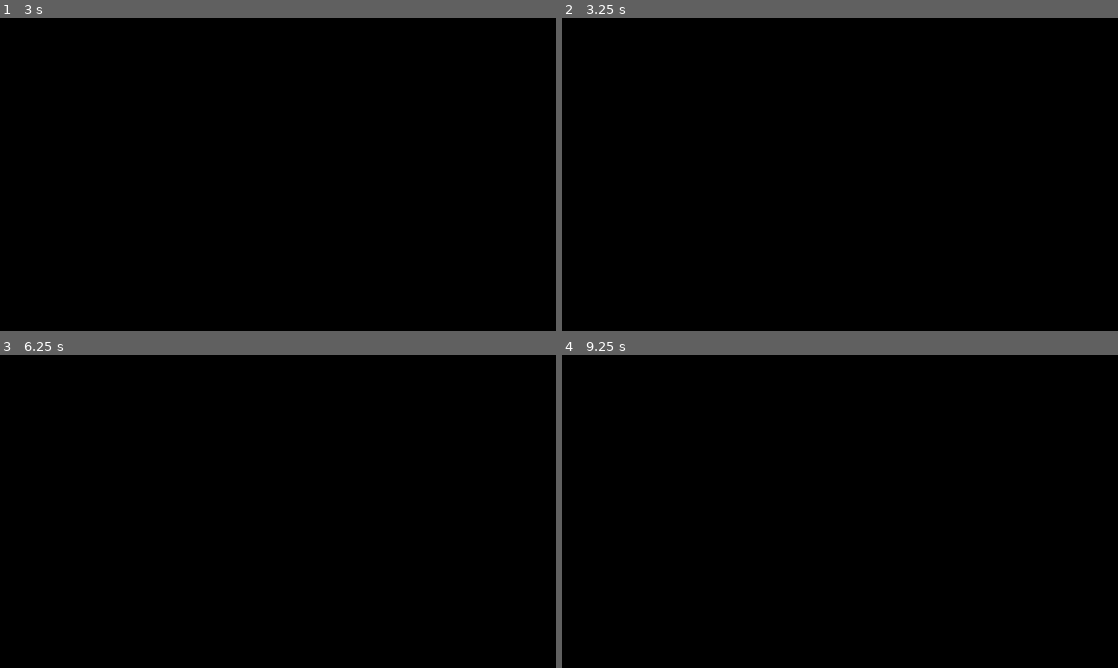
Above: before the commit, frames 1-4 (two rows, left to right).
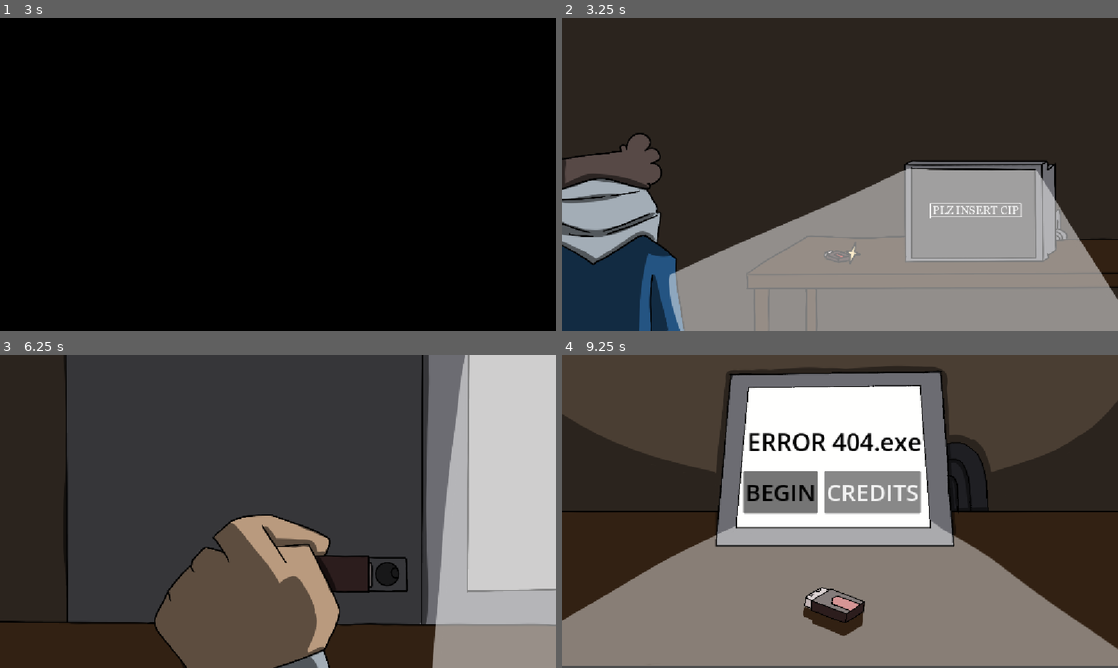
Above: after the commit, the same moments.

Repository: brooklin25t/L2-DIGT-BAM
Game: Godot game, scene res://Scenes/comic.tscn
Same seed, same stepped clock (60 frames per second), same inputs: the game is played once before the commit and once after it.
Inputs:
- Up to frame 1 (3 s): tap Enter at 0.5, 2 s; hold D (player_right) 0.53-2.03 s; tap Space (player_dash) at 0.6, 1.25, 1.35, 2.1, 2.75, 2.85 s; tap W (player_up) at 0.77, 1.52 s; hold A (player_left) 2.03-2.78 s; hold D (player_right) from 2.78 s (still down)
- Up to frame 2 (3.25 s): keep holding D (player_right); tap W (player_up) at 3.02 s
- Up to frame 3 (6.25 s): tap Enter at 3.5 s; tap Space (player_dash) at 3.6, 4.25, 4.35, 5.1, 5.85 s; tap W (player_up) at 3.77, 4.52, 6.02 s; release D (player_right) at 4.28 s; hold A (player_left) 4.28-5.03 s; hold D (player_right) 5.03-5.78 s; hold A (player_left) from 5.78 s (still down)
- Up to frame 4 (9.25 s): tap Space (player_dash) every 0.75 s from 6.6 to 8.85 s; tap W (player_up) at 6.77, 7.52, 9.02 s; release A (player_left) at 7.28 s; hold D (player_right) from 7.28 s (still down)

Frame 1 is identical in both runs. In frame 2, 99% of the frame differs, in the area x 0-100%, y 0-100%; in frame 3, 98%; in frame 4, 98%.

Commit message:
comic going

Diff:
--- a/error-404-exe/Scenes/comic.tscn
+++ b/error-404-exe/Scenes/comic.tscn
@@ -34,36 +34,23 @@
 autostart = true
 
 [node name="Timer2" type="Timer" parent="." unique_id=1846728015]
-wait_time = 2.0
+wait_time = 5.0
 one_shot = true
+autostart = true
 
 [node name="Timer3" type="Timer" parent="." unique_id=1191663454]
-wait_time = 2.0
+wait_time = 8.0
 one_shot = true
-
-[node name="Timer4" type="Timer" parent="." unique_id=1970566162]
-wait_time = 2.0
-one_shot = true
+autostart = true
 
 [node name="Timer5" type="Timer" parent="." unique_id=566962624]
 one_shot = true
 
-[node name="Timer6" type="Timer" parent="." unique_id=526484684]
-wait_time = 0.3
-one_shot = true
-
-[node name="Timer7" type="Timer" parent="." unique_id=1301477025]
-wait_time = 0.3
-one_shot = true
-
-[node name="Timer8" type="Timer" parent="." unique_id=1277736638]
-wait_time = 0.3
+[node name="Timer6" type="Timer" parent="." unique_id=867323617]
 one_shot = true
 
 [connection signal="timeout" from="Timer" to="." method="_on_timer_timeout"]
 [connection signal="timeout" from="Timer2" to="." method="_on_timer_2_timeout"]
 [connection signal="timeout" from="Timer3" to="." method="_on_timer_3_timeout"]
-[connection signal="timeout" from="Timer4" to="." method="_on_timer_4_timeout"]
 [connection signal="timeout" from="Timer5" to="." method="_on_timer_5_timeout"]
 [connection signal="timeout" from="Timer6" to="." method="_on_timer_6_timeout"]
-[connection signal="timeout" from="Timer7" to="." method="_on_timer_7_timeout"]
--- a/error-404-exe/Scripts/comic.gd
+++ b/error-404-exe/Scripts/comic.gd
@@ -6,8 +6,6 @@
 @onready var timer4: Timer = $Timer4
 @onready var timer5: Timer = $Timer5
 @onready var timer6: Timer = $Timer6
-@onready var timer7: Timer = $Timer7
-@onready var timer8: Timer = $Timer8
 @onready var comic_frame1 = $Sprite2D
 @onready var comic_frame2 = $Sprite2D2
 @onready var comic_frame3 = $Sprite2D3
@@ -23,39 +21,29 @@
 	pass
 
 
-
-
-
 func _on_timer_timeout() -> void:
 	timer5.start()
 	blink.visible = true
+	comic_frame2.visible = true
 
 
 func _on_timer_2_timeout() -> void:
-	timer6.start()
+	timer5.start()
 	blink.visible = true
+	comic_frame3.visible = true
 
 
 func _on_timer_3_timeout() -> void:
-	timer7.start()
+	timer6.start()
 	blink.visible = true
-
-
-
-func _on_timer_4_timeout() -> void:
-	#get_tree().change_scene_to_file("res://Scenes/main_menu.tscn")
-	pass
+	comic_frame1.visible = false
+	comic_frame2.visible = false
+	comic_frame3.visible = false
 
 
 func _on_timer_5_timeout() -> void:
-	timer2.start()
-	comic_frame2.visible = true
+	blink.visible = false
 
 
 func _on_timer_6_timeout() -> void:
-	timer3.start()
-	comic_frame3.visible = true
-
-
-func _on_timer_7_timeout() -> void:
-	pass # Replace with function body.
+	get_tree().change_scene_to_file("res://Scenes/main_menu.tscn")
